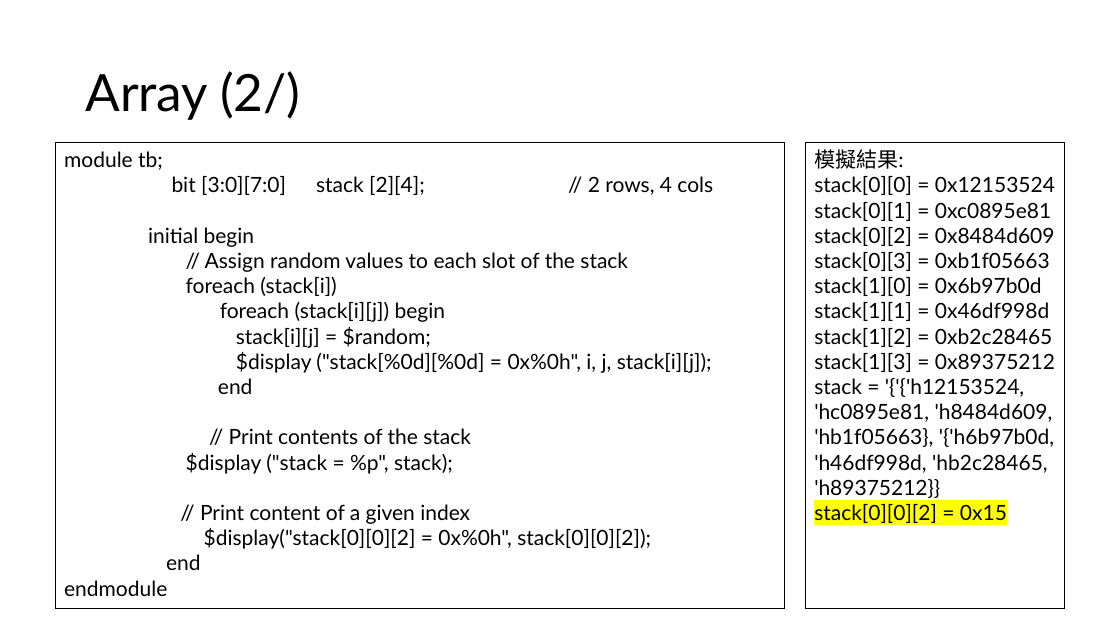
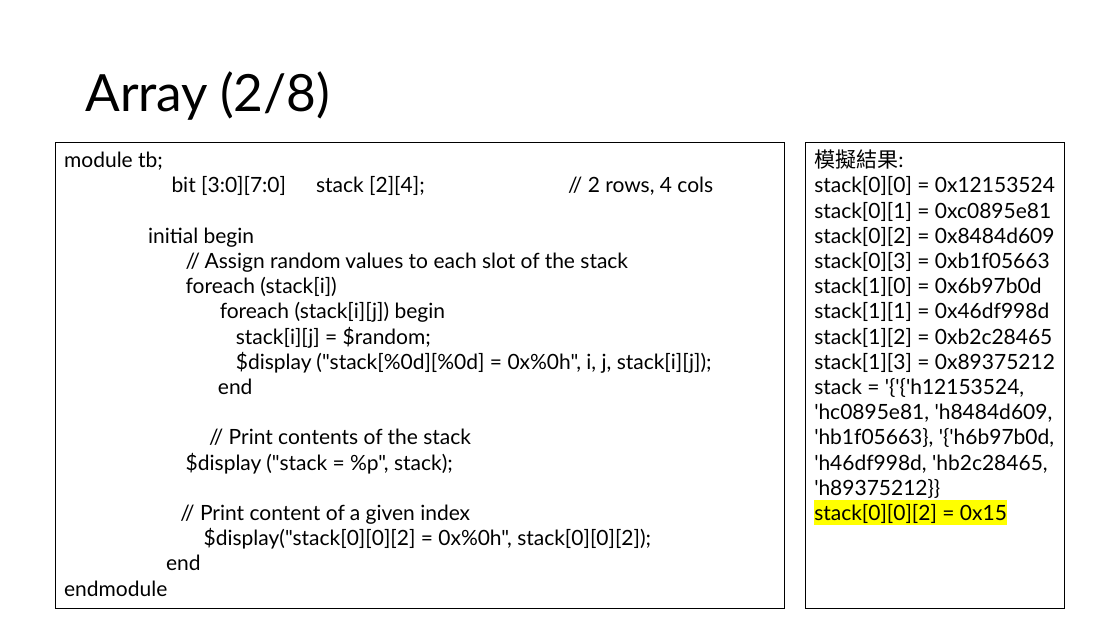
Before and after one commit to s9001055/DV_learning, a slide deck: slide 16 of systemverilog/SystemVerilog_語法學習.pptx. Drawn at 1120x630 pixels with LibreOffice and Linux fonts; fonts in the diff are those of the drawing. Boxes give left, top, right and bottom in pixels: in the first picture for what was removed or moved away, otherwise in the second. Text is boxed around its words. In the diff, an @@ line names an element or a change of style, - is before the commit and + after.

Commit message:
finish array part

```diff
--- a/systemverilog/SystemVerilog_語法學習.pptx
+++ b/systemverilog/SystemVerilog_語法學習.pptx
@@ title at (x1=85, y1=71, x2=330, y2=120): text changed @@
-Array (2/)
+Array (2/8)
```
Also in this commit, not shown: 2 other slides changed, 5 slides added.
